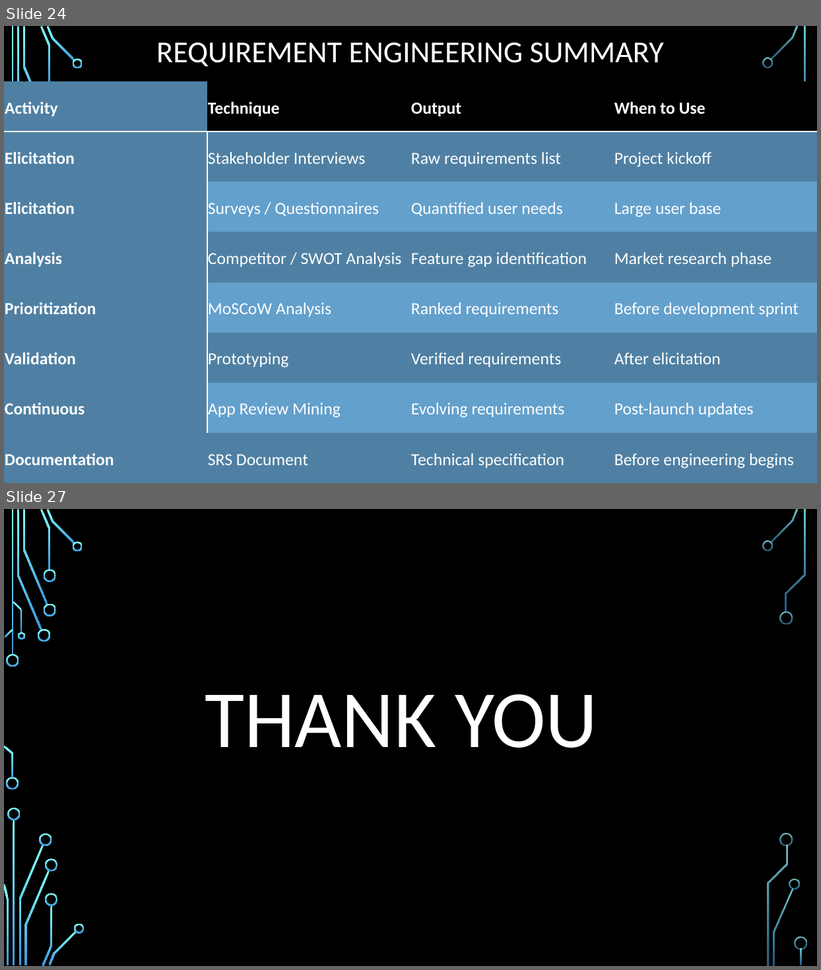
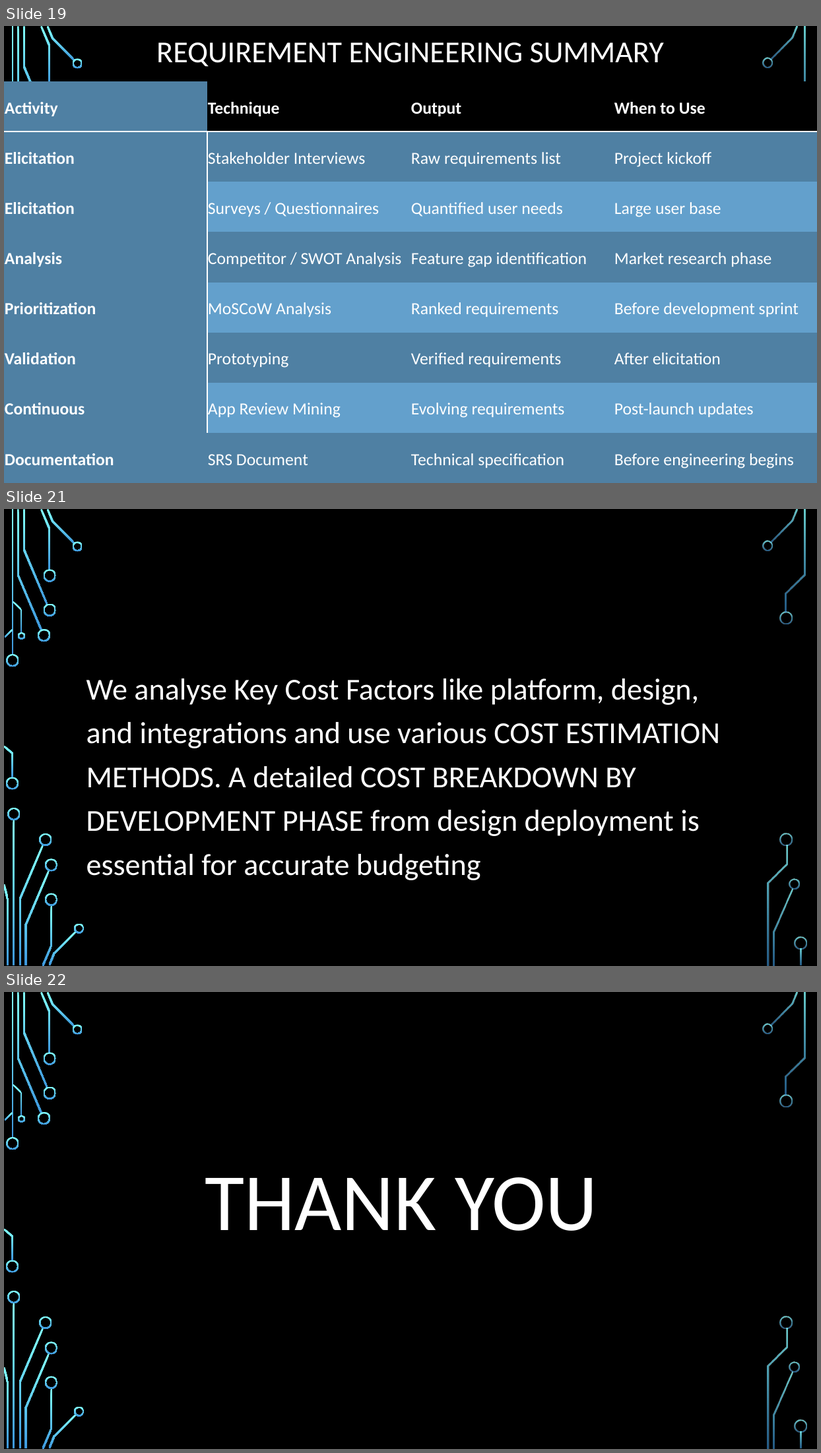
Before and after one commit to Kelben-ui/Group-15, a slide deck: Task 1/TASK 1 PowerPoint.pptx. Shown one above the other, each under a label of ours: slides 24 and 27 before the commit, slides 19, 21 and 22 after it; the slides between them are not shown. The pictures are 821x970 and 821x1453 pixels, drawn with LibreOffice and Linux fonts; fonts in the diff are those of the drawing; background and template pictures are left out. Boxes give left, top, right and bottom in pixels: in the first picture for what was removed or moved away, otherwise in the second. Text is boxed around its words. In the diff, an @@ line names an element or a change of style, - is before the commit and + after.

```diff
--- a/Task 1/TASK 1 PowerPoint.pptx
+++ b/Task 1/TASK 1 PowerPoint.pptx
@@ slide 21 added at (x1=4, y1=509, x2=817, y2=966), background picture (left out); not listed: 36 template elements that a slide beside it also shows @@
@@ text added at (x1=86, y1=679, x2=720, y2=881), 36 pt, text #FFFFFF @@
+We analyse Key Cost Factors like platform, design, and integrations and use various COST ESTIMATION METHODS. A detailed COST BREAKDOWN BY DEVELOPMENT PHASE from design deployment is essential for accurate budgeting
@@ what was slide 24 is now slide 19 @@
@@ what was slide 27 is now slide 22 @@
```
Also in this commit, not shown: 8 slides changed, 1 other slide added, 7 slides removed, 1 other file.
